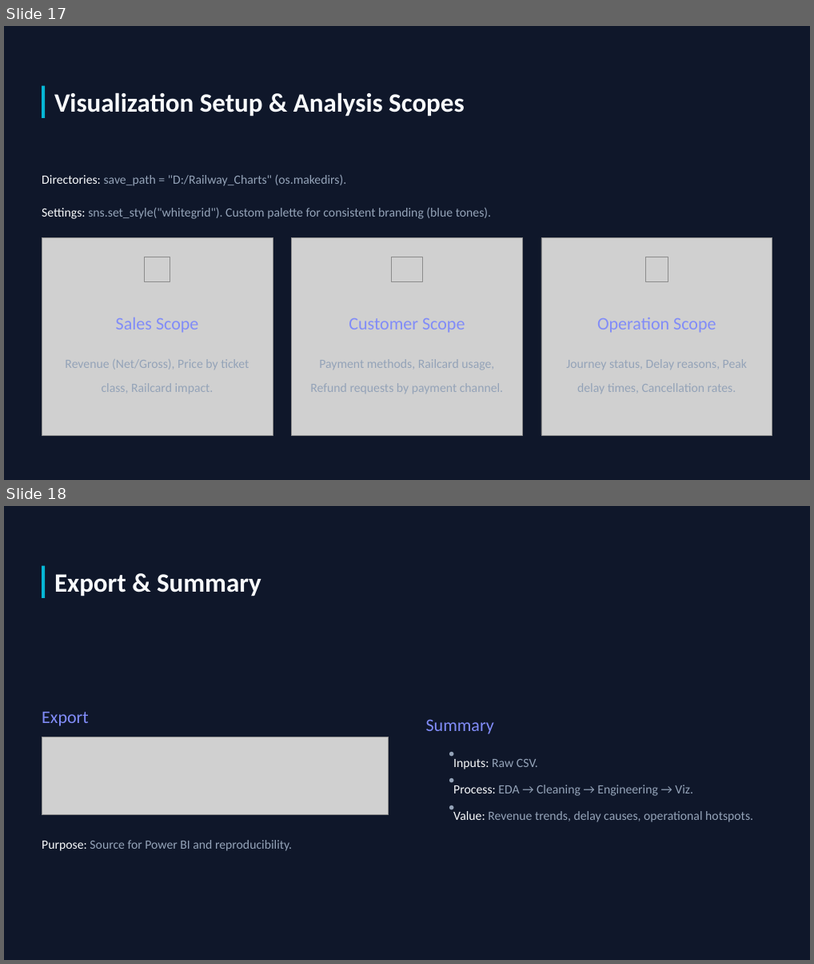
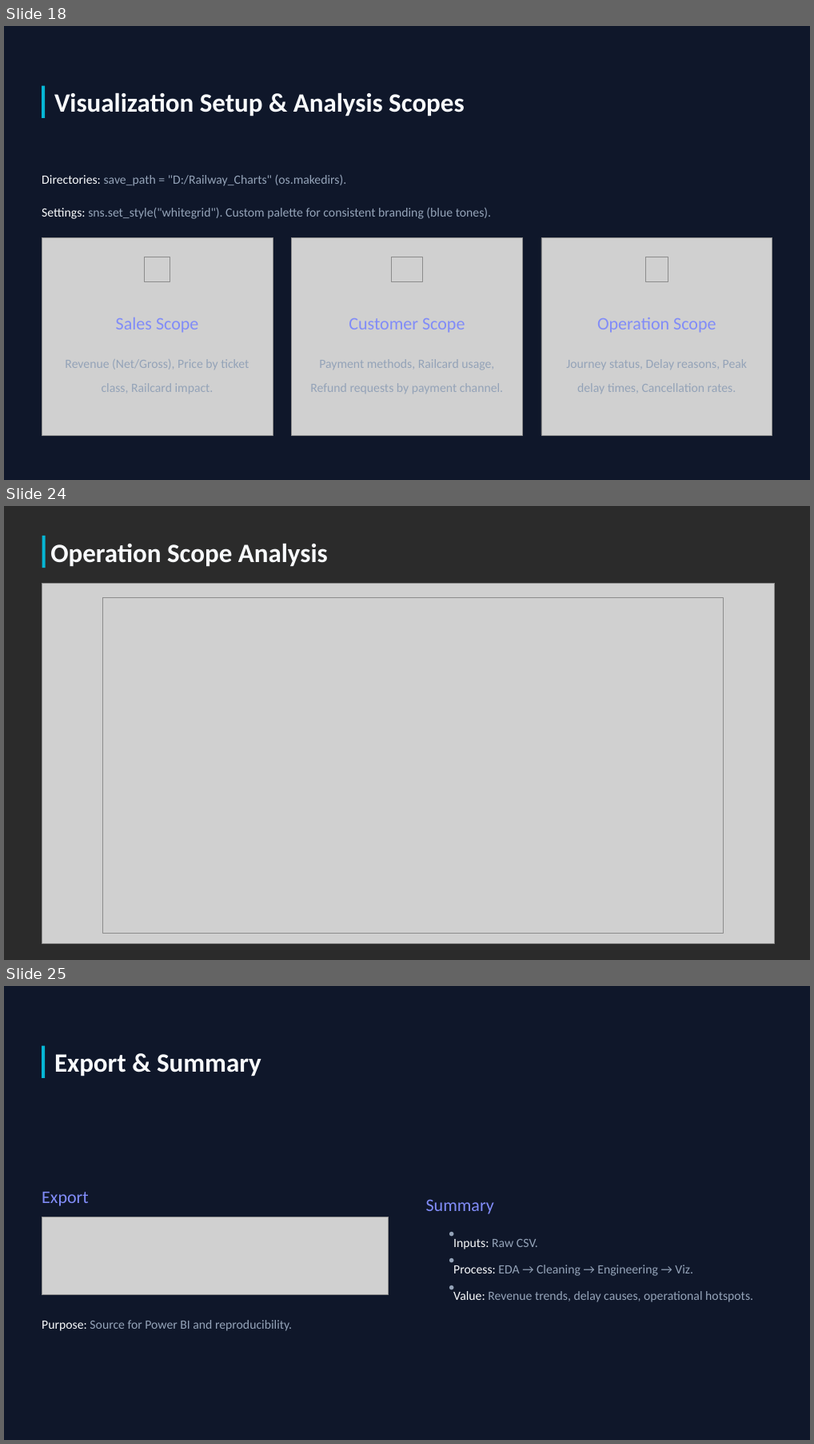
Before and after one commit to mazenezzat1313-DH/UK-Train-Rides, a slide deck: Presenation/Final UK Train Rides .pptx. Shown one above the other, each under a label of ours: slides 17 and 18 before the commit, slides 18, 24 and 25 after it; the slides between them are not shown. The pictures are 814x964 and 814x1444 pixels, drawn with LibreOffice and Linux fonts; fonts in the diff are those of the drawing; grey boxes stand for pictures; background and template pictures are left out; a plain dark background stands for a picture behind light text. Boxes give left, top, right and bottom in pixels: in the first picture for what was removed or moved away, otherwise in the second. Text is boxed around its words. In the diff, an @@ line names an element or a change of style, - is before the commit and + after.

```diff
--- a/Presenation/Final UK Train Rides .pptx
+++ b/Presenation/Final UK Train Rides .pptx
@@ slide 24 added at (x1=4, y1=506, x2=810, y2=960), background picture (left out) @@
@@ rectangle added at (x1=42, y1=536, x2=45, y2=568), fill #06B6D4 @@
@@ text added at (x1=50, y1=543, x2=328, y2=567), 31.5 pt, text #F8FAFC, bold @@
+Operation Scope Analysis
@@ picture added at (x1=42, y1=584, x2=774, y2=944) @@
@@ picture added at (x1=102, y1=598, x2=724, y2=933) @@
@@ what was slide 17 is now slide 18 @@
@@ what was slide 18 is now slide 25 @@
```
Also in this commit, not shown: 9 slides changed, 10 other slides added, 4 slides removed.
